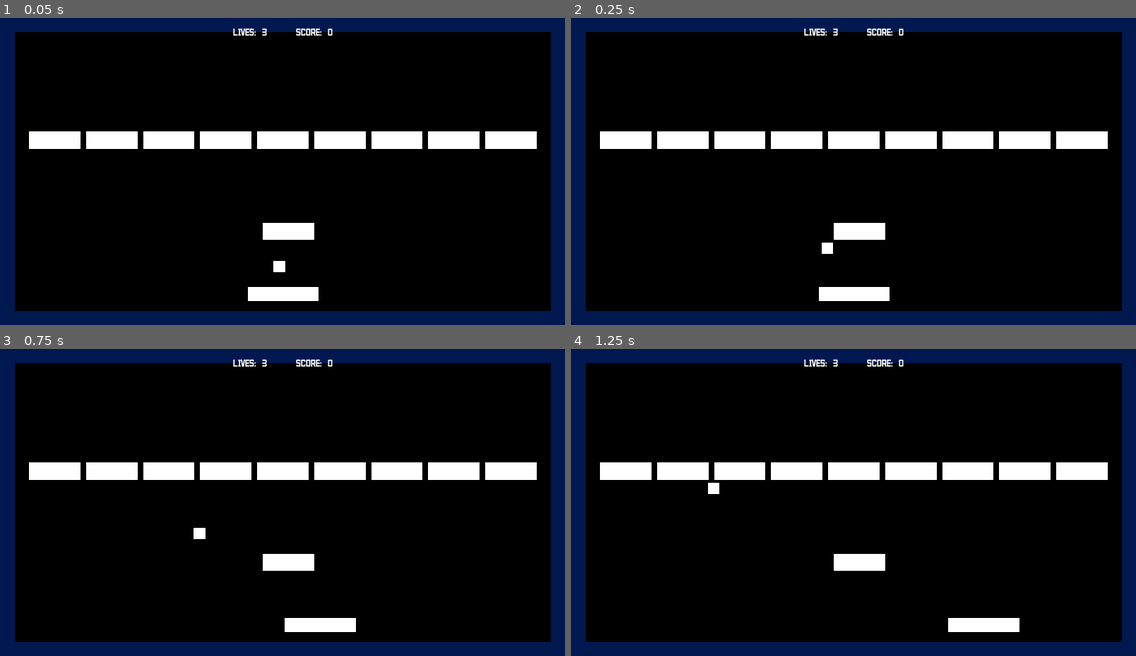
Above: before the commit, frames 1-4 (two rows, left to right).
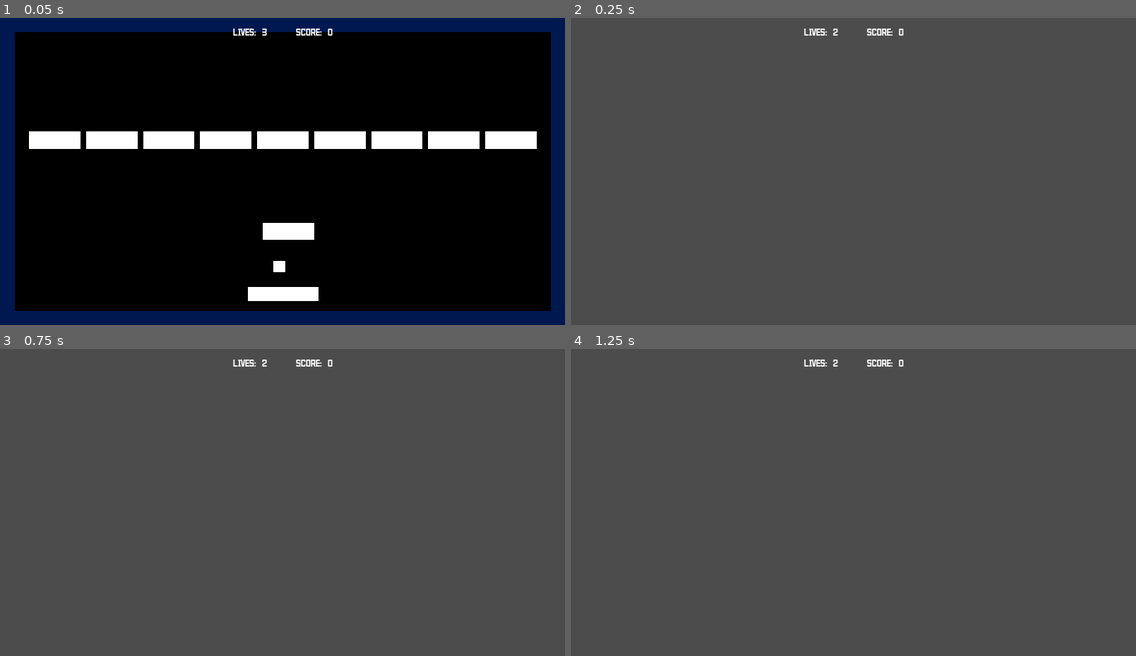
Above: after the commit, the same moments.

Repository: AlixBarreaux/simple-breakout
Game: Godot game, scene res://Scenes/Main.tscn
The game is run twice, just before and just after one commit, with the same random seed, the same clock (stepped at 60 frames per second) and the same inputs. The engine's default icon, where the game draws it, is replaced by a stand-in: a white triangle on a blue panel in a dark square.
Inputs:
- Up to frame 1 (0.05 s): no input
- Up to frame 2 (0.25 s): no input
- Up to frame 3 (0.75 s): tap Enter at 0.5 s; hold D (move_right) from 0.53 s (still down)
- Up to frame 4 (1.25 s): keep holding D (move_right)

Frame 1 is identical in both runs. In frame 2, 100% of the frame differs, in the area x 0-100%, y 0-100%; in frame 3, 100%; in frame 4, 100%.

Commit message:
add a scene replacing system into the global singleton and make the Level base class use it in order to replace itself by the next level

Diff:
--- a/Level.tscn
+++ b/Level.tscn
@@ -144,6 +144,9 @@
 [node name="Ball" parent="Balls" instance=ExtResource( 12 )]
 position = Vector2( 997.47, 889.838 )
 
+[node name="LevelTransitionTimer" type="Timer" parent="."]
+wait_time = 2.5
+
 [node name="ArenaBackgroundCanvasLayer" type="CanvasLayer" parent="."]
 layer = -1
 
@@ -155,3 +158,5 @@
 "_edit_lock_": true,
 "_edit_use_anchors_": false
 }
+
+[connection signal="timeout" from="LevelTransitionTimer" to="." method="_on_LevelTransitionTimer_timeout"]
--- a/Scenes/GUI/InGameGUI.tscn
+++ b/Scenes/GUI/InGameGUI.tscn
@@ -3,8 +3,9 @@
 [ext_resource path="res://Resources/Themes/main_theme.tres" type="Theme" id=1]
 [ext_resource path="res://Scripts/in_game_gui.gd" type="Script" id=2]
 [ext_resource path="res://Resources/Fonts/Dynamic_Fonts_Data/legend_dynamicfontdata.tres" type="DynamicFontData" id=3]
-[ext_resource path="res://LivesGUI.tscn" type="PackedScene" id=4]
+[ext_resource path="res://Scenes/GUI/LivesGUI.tscn" type="PackedScene" id=4]
 [ext_resource path="res://ScoreGUI.tscn" type="PackedScene" id=5]
+
 
 [sub_resource type="DynamicFont" id=1]
 size = 80
--- a/Scenes/GUI/LevelSelectionMenu.tscn
+++ b/Scenes/GUI/LevelSelectionMenu.tscn
@@ -3,10 +3,9 @@
 [ext_resource path="res://Resources/Fonts/Dynamic_Fonts_Data/legend_dynamicfontdata.tres" type="DynamicFontData" id=1]
 [ext_resource path="res://Scenes/GUI/LevelSelectionButton.tscn" type="PackedScene" id=2]
 [ext_resource path="res://Resources/Themes/main_theme.tres" type="Theme" id=3]
-[ext_resource path="res://Scenes/Main.tscn" type="PackedScene" id=4]
+[ext_resource path="res://Level.tscn" type="PackedScene" id=4]
 [ext_resource path="res://Miscellaneous/icon.png" type="Texture" id=5]
 [ext_resource path="res://Scripts/GUI/level_selection_menu.gd" type="Script" id=6]
-
 
 [sub_resource type="DynamicFont" id=1]
 size = 60
@@ -45,13 +44,25 @@
 "_editor_description_": ""
 }
 
-[node name="LevelSelectionButton" parent="." instance=ExtResource( 2 )]
-focus_neighbour_left = NodePath("../BackButton")
-focus_neighbour_top = NodePath("../BackButton")
-focus_neighbour_right = NodePath("../BackButton")
-focus_neighbour_bottom = NodePath("../BackButton")
+[node name="LevelSelectionButton" parent="ColorRect" instance=ExtResource( 2 )]
+margin_left = 40.2596
+margin_right = 659.26
 level_to_load = ExtResource( 4 )
-level_name = "LEVEL_TEST"
+level_name = "Level 1"
+preview_image_stream_texture = ExtResource( 5 )
+
+[node name="LevelSelectionButton2" parent="ColorRect" instance=ExtResource( 2 )]
+margin_left = 690.77
+margin_right = 1309.77
+level_to_load = ExtResource( 4 )
+level_name = "Level 1"
+preview_image_stream_texture = ExtResource( 5 )
+
+[node name="LevelSelectionButton3" parent="ColorRect" instance=ExtResource( 2 )]
+margin_left = 1334.92
+margin_right = 1953.92
+level_to_load = ExtResource( 4 )
+level_name = "Level 1"
 preview_image_stream_texture = ExtResource( 5 )
 
 [node name="BackButton" type="Button" parent="."]
@@ -68,6 +79,9 @@
 focus_neighbour_right = NodePath("../LevelSelectionButton")
 focus_neighbour_bottom = NodePath("../LevelSelectionButton")
 text = "BACK"
+__meta__ = {
+"_edit_use_anchors_": false
+}
 
 [connection signal="visibility_changed" from="." to="." method="_on_LevelSelectionMenu_visibility_changed"]
 [connection signal="pressed" from="BackButton" to="." method="_on_BackButton_pressed"]
--- a/LivesGUI.tscn
+++ b/Scenes/GUI/LivesGUI.tscn
@@ -1,7 +1,6 @@
 [gd_scene load_steps=2 format=2]
 
 [ext_resource path="res://Scripts/GUI/lives_gui.gd" type="Script" id=1]
-
 
 [node name="LivesGUI" type="HBoxContainer"]
 margin_right = 153.0
--- /dev/null
+++ b/Scenes/Levels/LevelTemporary.tscn
@@ -0,0 +1,3 @@
+[gd_scene format=2]
+
+[node name="LevelTemporary" type="Node2D"]
--- a/Scenes/Main.tscn
+++ b/Scenes/Main.tscn
@@ -6,13 +6,20 @@
 [ext_resource path="res://LivesManager.tscn" type="PackedScene" id=4]
 [ext_resource path="res://ScoreManager.tscn" type="PackedScene" id=5]
 [ext_resource path="res://score_manager.gd" type="Script" id=6]
+[ext_resource path="res://Scenes/Levels/LevelTemporary.tscn" type="PackedScene" id=7]
 
 [node name="Main" type="Node"]
 
 [node name="Level" parent="." instance=ExtResource( 1 )]
+current_lives = 1
+next_level_to_load = ExtResource( 7 )
 
 [node name="CollisionShape2D" parent="Level/Terrain/Borders/Floor" index="1"]
 disabled = true
+
+[node name="LevelTransitionTimer" parent="Level" index="5"]
+wait_time = 0.1
+autostart = true
 
 [node name="LivesManager" parent="." instance=ExtResource( 4 )]
 current_lives = 3
--- a/Scripts/GUI/level_selection_button.gd
+++ b/Scripts/GUI/level_selection_button.gd
@@ -51,3 +51,7 @@
 #	else:
 #		printerr("(!) ERROR: In level_selection_button.gd")
 #		printerr("(!) Unkown error!")
+
+
+#func load_level(scene_path: String) -> void:
+#	self.get_tree().change_scene("res://Scenes/Main.tscn")
--- a/Scripts/GUI/level_selection_menu.gd
+++ b/Scripts/GUI/level_selection_menu.gd
@@ -17,9 +17,9 @@
 
 func _on_LevelSelectionMenu_visibility_changed() -> void:
 	if self.visible:
-		$LevelSelectionButton.grab_focus()
+		$ColorRect/LevelSelectionButton.grab_focus()
 
 
 func _on_BackButton_pressed() -> void:
-	$LevelSelectionButton.release_focus()
+	$ColorRect/LevelSelectionButton.release_focus()
 	self.hide()
--- a/Scripts/bricks_manager.gd
+++ b/Scripts/bricks_manager.gd
@@ -24,7 +24,8 @@
 func on_brick_destroyed() -> void:
 	self.bricks_counter -= 1
 
-#	if self.bricks_counter < 1:
+	if self.bricks_counter < 1:
+		Events.emit_signal("level_finished")
 #		print(str(self.name) + ": There is no brick left!")
 #	else:
 #		print(str(self.name) + "There is at least one brick remaining!")
--- a/Singletons/events.gd
+++ b/Singletons/events.gd
@@ -1,3 +1,4 @@
+# Events Singleton
 extends Node
 
 
@@ -5,6 +6,9 @@
 
 signal all_balls_died
 #signal score_changed
+
+
+signal level_finished
 signal game_over
 # DO SOMETHING SO THAT GUI UPDATES AND WORLD ELEMENTS RESET OR SOMETHING
 
--- /dev/null
+++ b/Singletons/global.gd
@@ -0,0 +1,19 @@
+# Global Singleton
+extends Node
+
+
+# ----------------------------- DECLARE VARIABLES ------------------------------
+
+
+# ---------------------------------- RUN CODE ----------------------------------
+
+
+# ------------------------------ DECLARE FUNCTIONS -----------------------------
+
+func replace_scene(scene_to_delete: Node, scene_to_load: PackedScene, node_to_attach_to: Node, node_to_attch_to_index: int) -> void:
+	scene_to_delete.queue_free()
+#
+	var scene_to_load_instance: Node = scene_to_load.instance()
+
+	node_to_attach_to.add_child(scene_to_load_instance)
+	node_to_attach_to.move_child(scene_to_load_instance, node_to_attch_to_index)
--- a/Singletons/settings.gd
+++ b/Singletons/settings.gd
@@ -1,3 +1,4 @@
+# Settings Singleton
 extends Node
 
 
--- a/level.gd
+++ b/level.gd
@@ -5,17 +5,36 @@
 # ----------------------------- DECLARE VARIABLES ------------------------------
 
 export var current_lives: int = 0
+export var next_level_to_load: PackedScene = null
+
 var current_score: int = 0
 
 
 # ---------------------------------- RUN CODE ----------------------------------
 
 func _ready() -> void:
+	self._initialize_asserts()
+	self._initialize_signals()
 	self._initialize()
 	self.show()
 
 
 # ------------------------------ DECLARE FUNCTIONS -----------------------------
+
+func _initialize_asserts() -> void:
+	assert(self.next_level_to_load != null)
+
+func _initialize_signals() -> void:
+	Events.connect("level_finished", self, "on_level_finished")
+
+
+func on_level_finished() -> void:
+	$LevelTransitionTimer.start()
+
+
+func _on_LevelTransitionTimer_timeout() -> void:
+	Global.replace_scene(self, self.next_level_to_load, self.get_parent(), self.get_index())
+
 
 
 func _initialize() -> void:
--- a/project.godot
+++ b/project.godot
@@ -155,6 +155,7 @@
 
 Events="*res://Singletons/events.gd"
 Settings="*res://Singletons/settings.gd"
+Global="*res://Singletons/global.gd"
 
 [display]
 
Not shown: 1 places in Scenes/Main.tscn that only renumber resources
